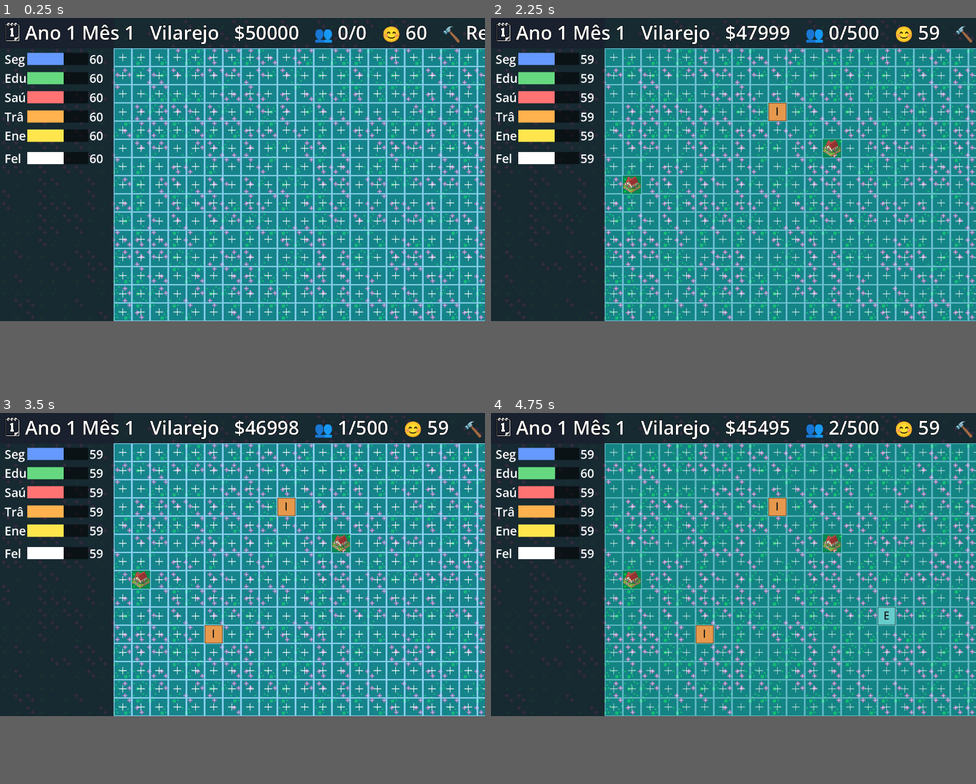
Above: before the commit, frames 1-4 (two rows, left to right).
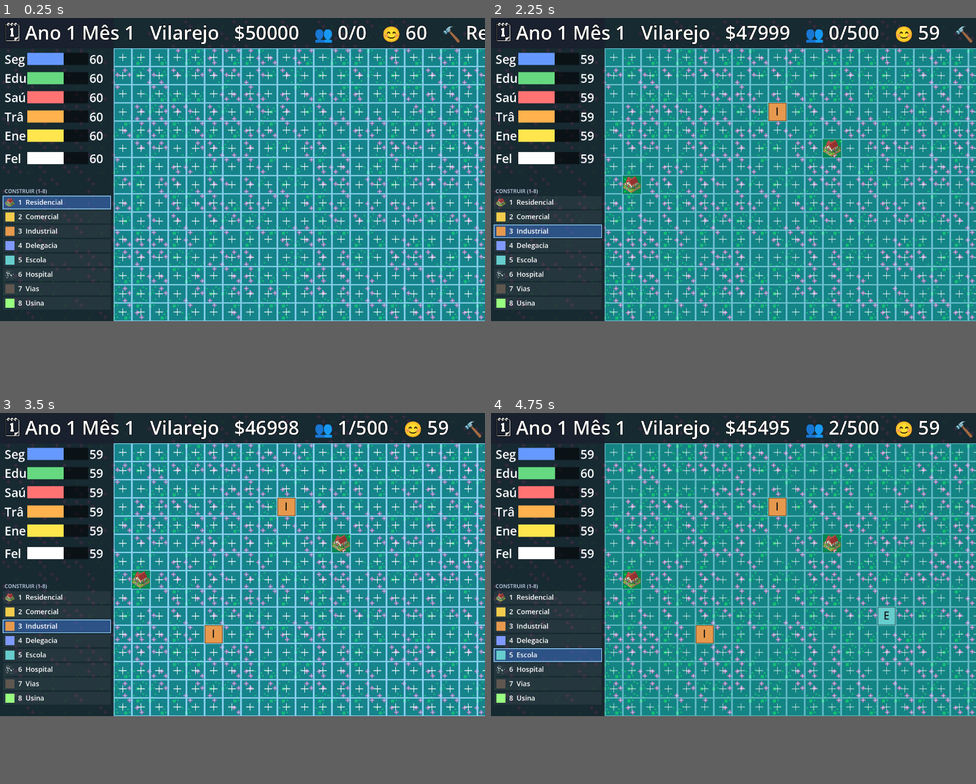
Above: after the commit, the same moments.

Repository: andrewsmedina/yourcity
Game: Godot game, scene res://scenes/main.tscn
The game is run twice, just before and just after one commit, with the same random seed, the same clock (stepped at 60 frames per second) and the same inputs.
Inputs (mouse positions are in pixels of both pictures, inside the frame that each line leads up to):
- Up to frame 1 (0.25 s): no input
- Up to frame 2 (2.25 s): tap Enter at 0.5 s; move the mouse to (840, 155) at 0.52 s; tap 1 at 0.6 s; click (840, 155) at 0.67 s; tap Space at 0.77, 1.25 s; drag from (636, 184) to (709, 229) at 1.27 s; move the mouse to (782, 103) at 2.02 s; tap 3 at 2.1 s; click (782, 103) at 2.17 s
- Up to frame 3 (3.5 s): drag from (218, 624) to (97, 520) at 2.77 s
- Up to frame 4 (4.75 s): move the mouse to (879, 609) at 3.52 s; tap 5 at 3.6 s; click (879, 609) at 3.67 s; tap Space at 3.77 s; drag from (588, 520) to (660, 487) at 4.27 s

The runs differ from the first frame. In frame 1, 1.6% of the frame differs, in the area x 0-23%, y 46-79%; in frame 2, 1.6%; in frame 3, 1.6%; in frame 4, 1.6%.

Commit message:
Add clickable build palette in the sidebar
Below the indicators, draw a selectable list of all 8 build types (swatch/
sprite + key number + name); clicking one sets the active zone, highlighting
it. Number keys 1-8 still work and stay in sync.

Co-Authored-By: Claude Opus 4.8 (1M context) <noreply@anthropic.com>

Diff:
--- a/scripts/build_overlay.gd
+++ b/scripts/build_overlay.gd
@@ -9,6 +9,8 @@
 const GRID_TOP := 80.0   # top bar (HUD) — not buildable
 const GRID_LEFT := 300.0  # left sidebar (indicators) — not buildable; sync with IndicatorBars
 const TILE := 48.0       # fixed lot size; the window height grows with row count
+const PALETTE_ROW := 38.0
+const PALETTE_FS := 18
 
 const ZONE_COLOR := {
 	CitySim.Zone.RESIDENTIAL: Color(0.40, 0.80, 0.50),
@@ -46,8 +48,15 @@
 	# valid way to resolve it. Use local mouse position so clicks map to the same
 	# space we draw in, regardless of window scaling on macOS.
 	var p := get_local_mouse_position()
-	if p.x < GRID_LEFT or p.y < GRID_TOP:
-		return  # click landed in the top bar or left sidebar — not buildable
+	if p.x < GRID_LEFT:
+		# Click in the sidebar: maybe a build-palette item.
+		for z in 8:
+			if _palette_item_rect(z).has_point(p):
+				City.selected_zone = z
+				return
+		return
+	if p.y < GRID_TOP:
+		return  # click landed in the top bar — not buildable
 	var tile := tile_size()
 	var col := int((p.x - GRID_LEFT) / tile)
 	var row := int((p.y - GRID_TOP) / tile)
@@ -67,6 +76,7 @@
 	if tile <= 1.0:
 		return  # not sized yet
 	_draw_chrome()
+	_draw_palette()
 	var sim := City.sim
 	var pulse := 0.55 + 0.35 * sin(_t * 4.0)
 	for i in CitySim.MAX_SLOTS:
@@ -79,6 +89,31 @@
 			_draw_empty(rect, pulse)
 		else:
 			_draw_building(rect, sim.slots[i], tile)
+
+# Build palette lives below the indicators in the left sidebar.
+func _palette_top() -> float:
+	return 92.0 + 7.0 * (22.0 * Settings.ui_scale) + 24.0
+
+func _palette_item_rect(i: int) -> Rect2:
+	return Rect2(8.0, _palette_top() + i * PALETTE_ROW, GRID_LEFT - 16.0, PALETTE_ROW - 4.0)
+
+func _draw_palette() -> void:
+	draw_string(_font, Vector2(12.0, _palette_top() - 8.0), "CONSTRUIR (1-8)",
+		HORIZONTAL_ALIGNMENT_LEFT, -1, 14, Color(0.8, 0.85, 0.95))
+	for z in 8:
+		var r := _palette_item_rect(z)
+		var selected := int(City.selected_zone) == z
+		draw_rect(r, Color(0.25, 0.45, 0.8, 0.55) if selected else Color(1, 1, 1, 0.06), true)
+		if selected:
+			draw_rect(r, Color(0.6, 0.85, 1.0, 0.95), false, 2.0)
+		var sw := Rect2(r.position.x + 6.0, r.position.y + 5.0, r.size.y - 10.0, r.size.y - 10.0)
+		if _zone_textures.has(z):
+			draw_texture_rect(_zone_textures[z], sw, false)
+		else:
+			draw_rect(sw, ZONE_COLOR[z], true)
+		draw_string(_font, Vector2(sw.end.x + 10.0, r.get_center().y + PALETTE_FS * 0.35),
+			"%d  %s" % [z + 1, CitySim.ZONE_NAME[z]],
+			HORIZONTAL_ALIGNMENT_LEFT, r.size.x, PALETTE_FS, Color.WHITE)
 
 # Dark panels for the non-buildable top bar and left sidebar.
 func _draw_chrome() -> void:
